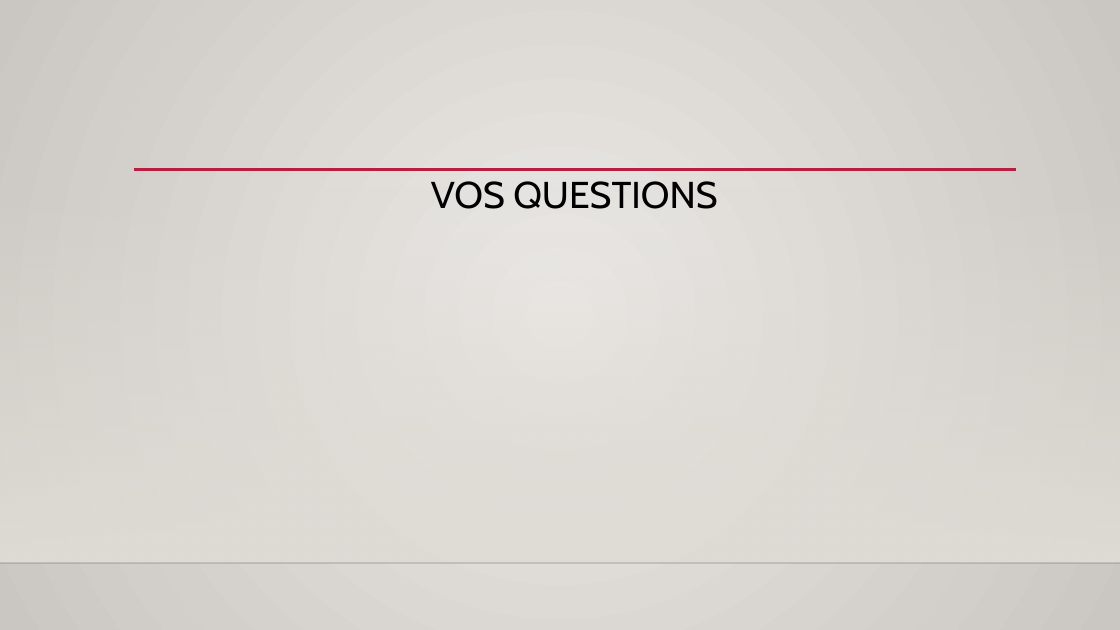
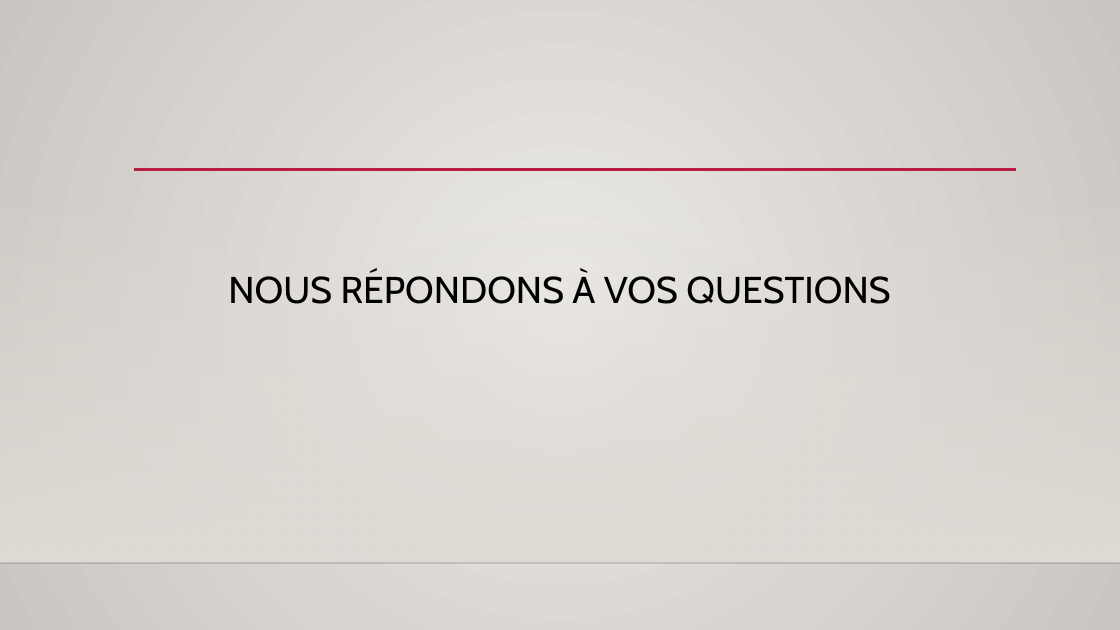
Before and after one commit to Thiebosh/CIR2_THL_Baguette, a slide deck: slide 8 of presentation/thl prez.pptx (slide 7 before the commit). Drawn at 1120x630 pixels with LibreOffice and Linux fonts; fonts in the diff are those of the drawing; background and template pictures are left out. Boxes give left, top, right and bottom in pixels: in the first picture for what was removed or moved away, otherwise in the second. Text is boxed around its words. In the diff, an @@ line names an element or a change of style, - is before the commit and + after.

```diff
--- a/presentation/thl prez.pptx
+++ b/presentation/thl prez.pptx
@@ title at (228,271,890,304): text changed @@
-VOS QUESTIONS
+NOUS RÉPONDONS À VOS QUESTIONS
```
Also in this commit, not shown: 3 other slides changed, 1 slide added, 1 other file.
